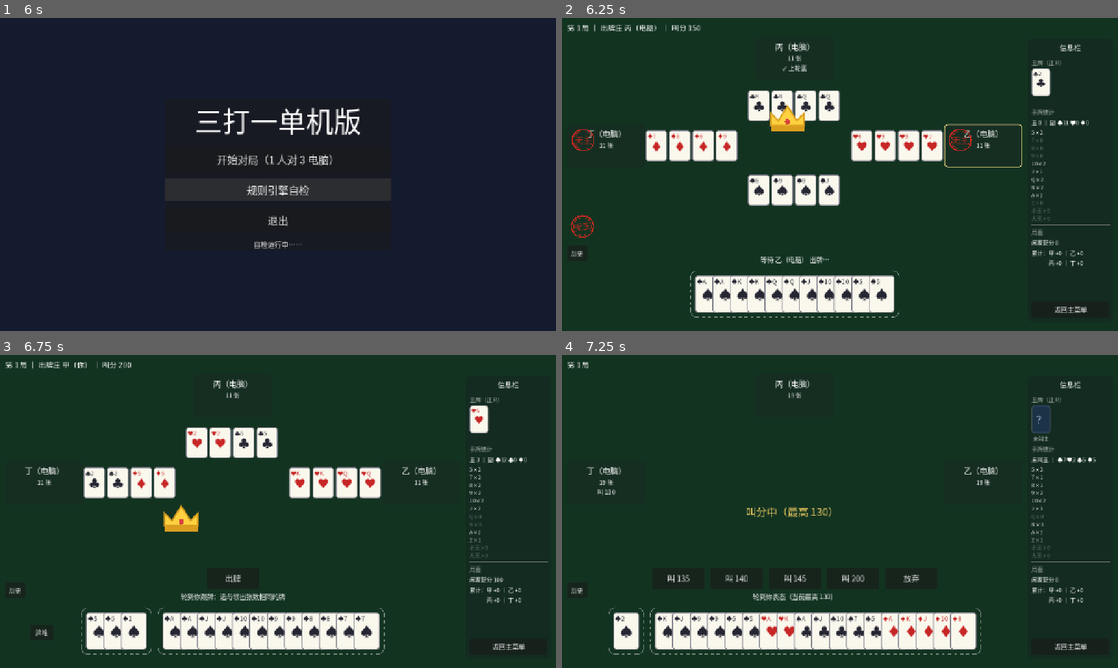
Above: before the commit, frames 1-4 (two rows, left to right).
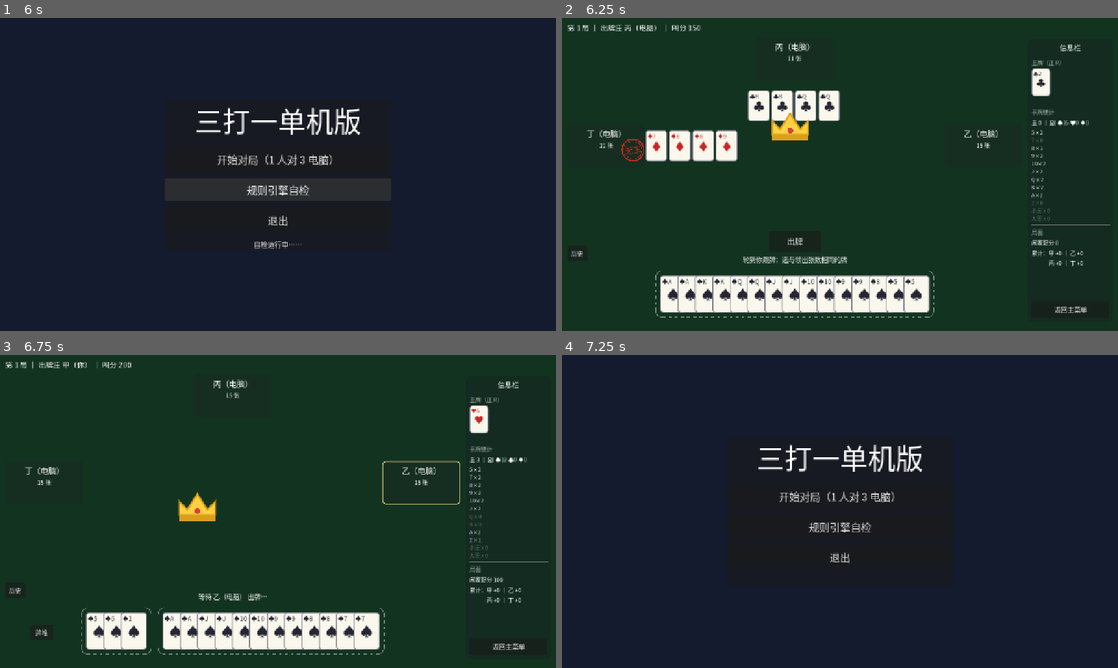
Above: after the commit, the same moments.

Repository: longy1/three-beat-one
Game: Godot game, scene res://scene/main_menu.tscn
Two runs of this game, one before a commit and one after it. Both use one fixed random seed, a clock stepped at 60 frames per second and the inputs below.
Inputs:
- Up to frame 1 (6 s): click "开始对局（1 人对 3 电脑）" at 0.5 s; click "叫 135" at 1.25 s; click "返回主菜单" at 2 s; click "开始对局（1 人对 3 电脑）" at 2.75 s; click "叫 140" at 3.5 s; click "历史" at 4.25 s; click "返回主菜单" at 5 s; click "规则引擎自检" at 5.75 s
- Up to frame 2 (6.25 s): no input
- Up to frame 3 (6.75 s): click "返回主菜单" at 6.5 s
- Up to frame 4 (7.25 s): no input

Frame 1 is identical in both runs. In frame 2, 6.4% of the frame differs, in the area x 1-92%, y 14-96%; in frame 3, 5.8%; in frame 4, 27%, in the area x 0-99%, y 1-96%.

Commit message:
ui: 无主印章位置调整——人类位移到手牌右上方固定槽位(958,488)；修复电脑位印章被 PanelContainer 整面布局拽到左上角（top_level 脱离布局树锚定右下角）；强化组件回归断言

Diff:
--- a/scene/game_table.tscn
+++ b/scene/game_table.tscn
@@ -221,8 +221,8 @@
 anchor_top = 1.0
 anchor_right = 0.0
 anchor_bottom = 1.0
-offset_left = 14.0
-offset_top = -262.0
-offset_right = 70.0
-offset_bottom = -206.0
+offset_left = 958.0
+offset_top = -232.0
+offset_right = 1014.0
+offset_bottom = -176.0
 script = ExtResource("6_void_stamp")
--- a/script/seat_panel.gd
+++ b/script/seat_panel.gd
@@ -23,6 +23,9 @@
 	mouse_exited.connect(func(): pile_exited.emit())
 	_void_stamp = VoidStamp.new()
 	_void_stamp.name = "VoidStamp"
+	# PanelContainer 会对全部 Control 子件做整面填充布局（直接赋 position 每次排序都被重置，
+	# 曾致印章被拽到左上角压住姓名）；top_level 脱离布局树，用全局坐标自行定位
+	_void_stamp.top_level = true
 	add_child(_void_stamp)
 	# 行动指示：淡金色边框样式（复制常规样式 + 金边），不改变透明度
 	_style_normal = get_theme_stylebox("panel")
@@ -52,8 +55,15 @@
 func set_void_trump(on: bool) -> void:
 	_void_stamp.visible = on
 	if on:
-		_void_stamp.position = size - VoidStamp.STAMP_SIZE - Vector2(STAMP_MARGIN, STAMP_MARGIN)
+		_place_void_stamp()
+		_place_void_stamp.call_deferred()  # 本帧容器排序完成后再校准一次
 		_void_stamp.z_index = 5
+
+
+## 印章锚定面板右下角（top_level：position 即全局坐标）
+func _place_void_stamp() -> void:
+	_void_stamp.global_position = global_position + size \
+		- VoidStamp.STAMP_SIZE - Vector2(STAMP_MARGIN, STAMP_MARGIN)
 
 
 ## 皇冠落点（中心）：名字文字左缘前方 4px、姓名行垂直居中（庄家标记动画用）。
--- a/static/ui-mockup.svg
+++ b/static/ui-mockup.svg
@@ -89,13 +89,13 @@
   <!-- 牌堆按钮 -->
   <rect x="12" y="514" width="46" height="30" rx="6" fill="#1c3a2a" stroke="#3a5c48"/>
   <text x="35" y="534" font-size="13" fill="#d8e5dd" text-anchor="middle">牌堆</text>
-  <!-- 人类位【无主】印章：手牌区上方左侧（与历史/牌堆同列） -->
-  <g transform="translate(14,446) rotate(-12)">
+  <!-- 人类位【无主】印章：手牌区右上方固定槽位（958,488） -->
+  <g transform="translate(958,488) rotate(-12)">
     <circle cx="21" cy="21" r="21" fill="none" stroke="#d42a1f" stroke-width="2.5" opacity="0.9"/>
     <circle cx="21" cy="21" r="17" fill="none" stroke="#d42a1f" stroke-width="1" opacity="0.9"/>
     <text x="21" y="27" font-size="14" fill="#d42a1f" text-anchor="middle" font-weight="bold">无主</text>
   </g>
-  <text x="42" y="500" font-size="11" fill="#d42a1f">你的无主章</text>
+  <text x="830" y="530" font-size="11" fill="#d42a1f" text-anchor="end">你的无主章（手牌右上）</text>
 
   <!-- 手牌双虚线框（居中于牌桌区 536） -->
   <rect x="150" y="552" width="170" height="106" rx="14" fill="none" stroke="#ffffff" stroke-opacity="0.45" stroke-width="1.5" stroke-dasharray="7 5"/>
--- a/test/test_components.gd
+++ b/test/test_components.gd
@@ -174,7 +174,9 @@
 	await tree.process_frame
 
 
-## VoidStamp：【无主】印章默认隐藏，set_void_trump 点亮；SeatPanel 集成在右下角
+## VoidStamp：【无主】印章默认隐藏，set_void_trump 点亮；SeatPanel 集成锚定右下角
+## 回归（2026-11-17 用户报告）：印章曾是 PanelContainer 直接子件，容器整面填充布局
+## 把 position 重置回内容区原点——印章被拽到左上角压住姓名。修复用 top_level 脱离布局树
 func test_void_stamp_component(test) -> void:
 	var tree: SceneTree = Engine.get_main_loop()
 	var panel: SeatPanel = load("res://scene/seat_panel.tscn").instantiate()
@@ -183,10 +185,16 @@
 	var stamp: VoidStamp = panel.get_node("VoidStamp")
 	test.check(stamp != null, "面板自带无主印章子节点")
 	test.check(not stamp.visible, "印章默认隐藏")
+	test.check(stamp.top_level, "印章 top_level 脱离容器布局树（回归：曾遭 PanelContainer 整面布局拽位）")
 	panel.set_info("丁（电脑）", "3 张", "")
 	panel.set_void_trump(true)
 	test.check(stamp.visible, "公示后印章显示")
-	test.check(stamp.position.x > 0 and stamp.position.y > 0, "印章落在面板内右下角")
+	await tree.process_frame
+	await tree.process_frame  # 容器排序后再断言（布局曾把印章拽回左上角）
+	var expected: Vector2 = panel.global_position + panel.size \
+		- VoidStamp.STAMP_SIZE - Vector2(SeatPanel.STAMP_MARGIN, SeatPanel.STAMP_MARGIN)
+	test.check(stamp.position.distance_to(expected) < 4.0,
+		"印章锚定面板右下角（期望 %s，实际 %s）" % [expected, stamp.position])
 	panel.queue_free()
 	# 独立实例绘制不崩（headless 下 _draw 早退/正常均不得报错）
 	var solo := VoidStamp.new()
--- a/test/test_ui.gd
+++ b/test/test_ui.gd
@@ -287,7 +287,8 @@
 	test.check(table.seat_panels[1].get_node("VoidStamp").visible, "乙公示无主 → 印章显示")
 	test.check(not table.seat_panels[2].get_node("VoidStamp").visible, "丙未公示 → 印章隐藏")
 	test.check(table.seat_panels[3].get_node("VoidStamp").visible, "丁公示无主 → 印章显示")
-	test.check(table.human_void_stamp.visible, "人类位公示无主 → 印章显示（手牌区上方）")
+	test.check(table.human_void_stamp.visible, "人类位公示无主 → 印章显示")
+	test.eq(table.human_void_stamp.position, Vector2(958, 488), "人类位印章固定槽位 = 手牌右上方（2026-11-17 需求）")
 	eng.trump_void_seats = [false, false, false, false]
 	table._refresh()
 	test.check(not table.human_void_stamp.visible, "复位后隐藏")
Not shown, changed: AGENTS.md
